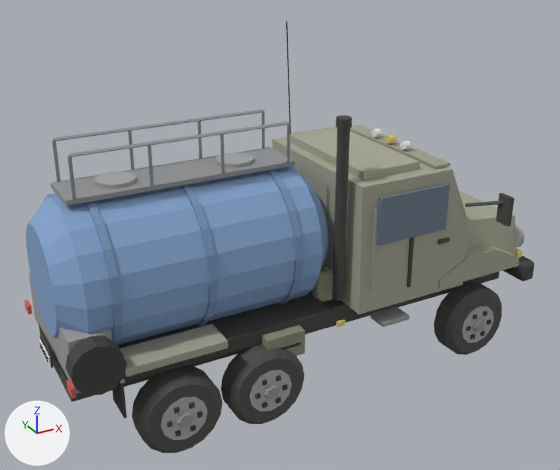
An edit to the glTF model art/models/watertruck.glb, drawn before and after from the same camera.
Both versions are drawn from a camera (50 mm lens) standing at (-4.94, -8.75, 6.42) and looking at (-0.13, -0.01, 2.05). Every picture has the same lights, and +X, +Y and +Z are marked at lower left. The first picture is the older version. Vertices at exactly the same position are counted once.

Names of what the first picture shows: 'hull'.
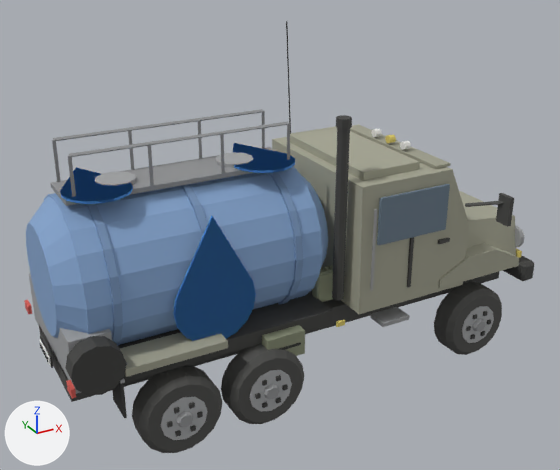
Where the change shows, as pixel boxes [x1, y1, x2, y2] in the pictures (560 x 470 px):
part 1 of me_hull, added (blue): after [173, 216, 256, 341]
part 2 of me_hull, added (blue): after [60, 167, 133, 204]
part 3 of me_hull, added (blue): after [233, 143, 295, 173]

Edits to the bpy script that builds the scene:
```text
Add mat_signwater:
    mat_signwater = bpy.data.materials.new('signwater')
    # nodes: BsdfPrincipled, Mix, OutputMaterial, VertexColor
    # colours: blue #59adff, mixed with the vertex colours
Change me_hull:
    used by ob_hull; location = (0.0, 0.0, 0.0)
    remove me_hull.from_pydata(...)  # 2236 vertices, 3812 faces; spans x -3.52..3.86, y -1.83..1.83, z 0.01..4.8
    add me_hull.from_pydata(...)  # 2340 vertices, 4196 faces; spans x -3.52..3.86, y -1.83..1.83, z 0.01..4.8
    me_hull part 1: a new loose piece of 26 vertices spanning x -2.14..-1.06, y -1.06..-1.03, z 1.31..3.0, in mat_signwater
    me_hull part 2: a new loose piece of 26 vertices spanning x -3.12..-2.28, y -0.64..0.65, z 3.24..3.27, in mat_signwater
    me_hull part 3: a new loose piece of 26 vertices spanning x -0.92..-0.08, y -0.64..0.65, z 3.24..3.27, in mat_signwater
    other edits to the shape of me_hull do not show in these pictures
    add me_hull.materials.append(mat_signwater)
```
